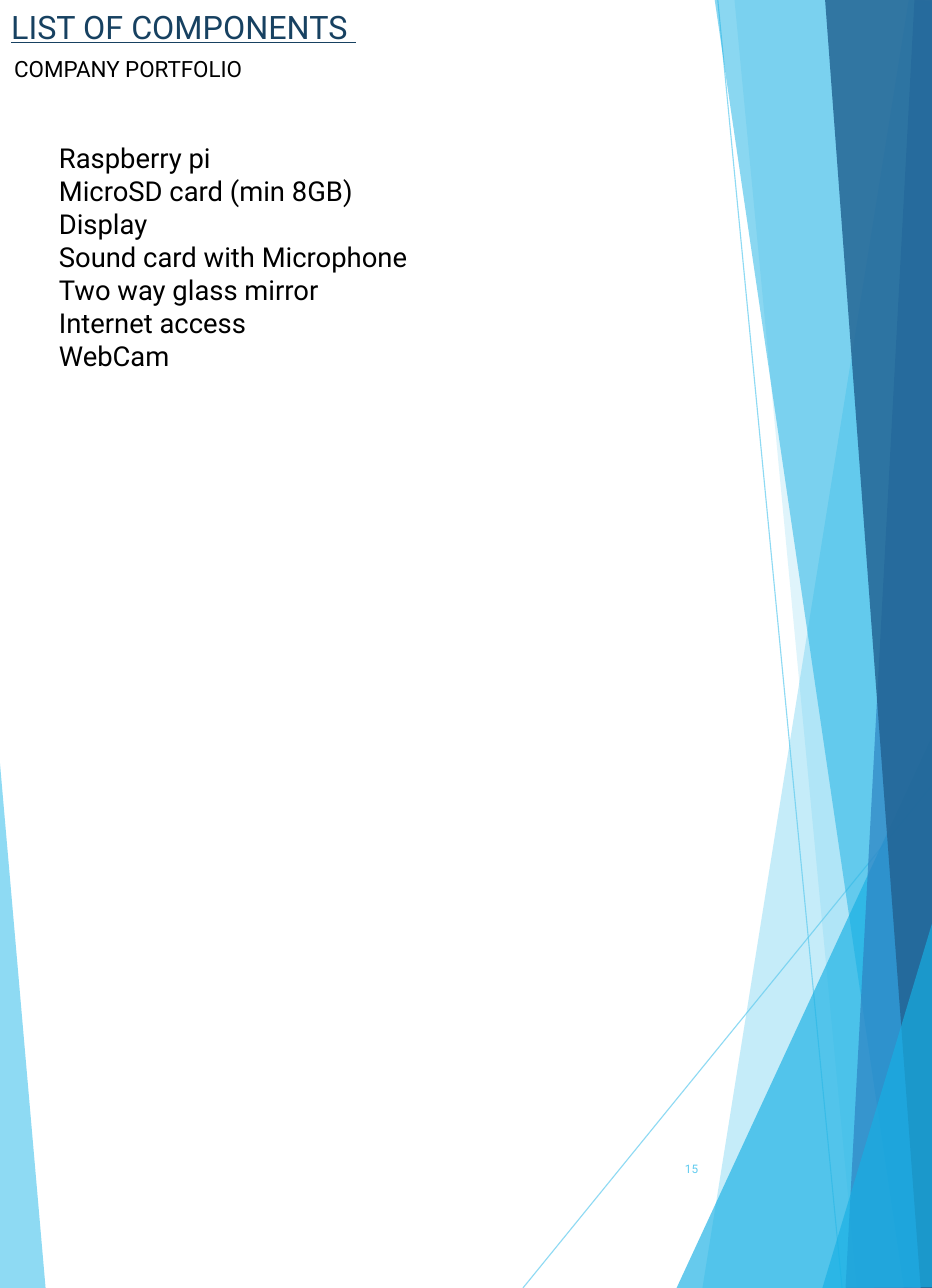
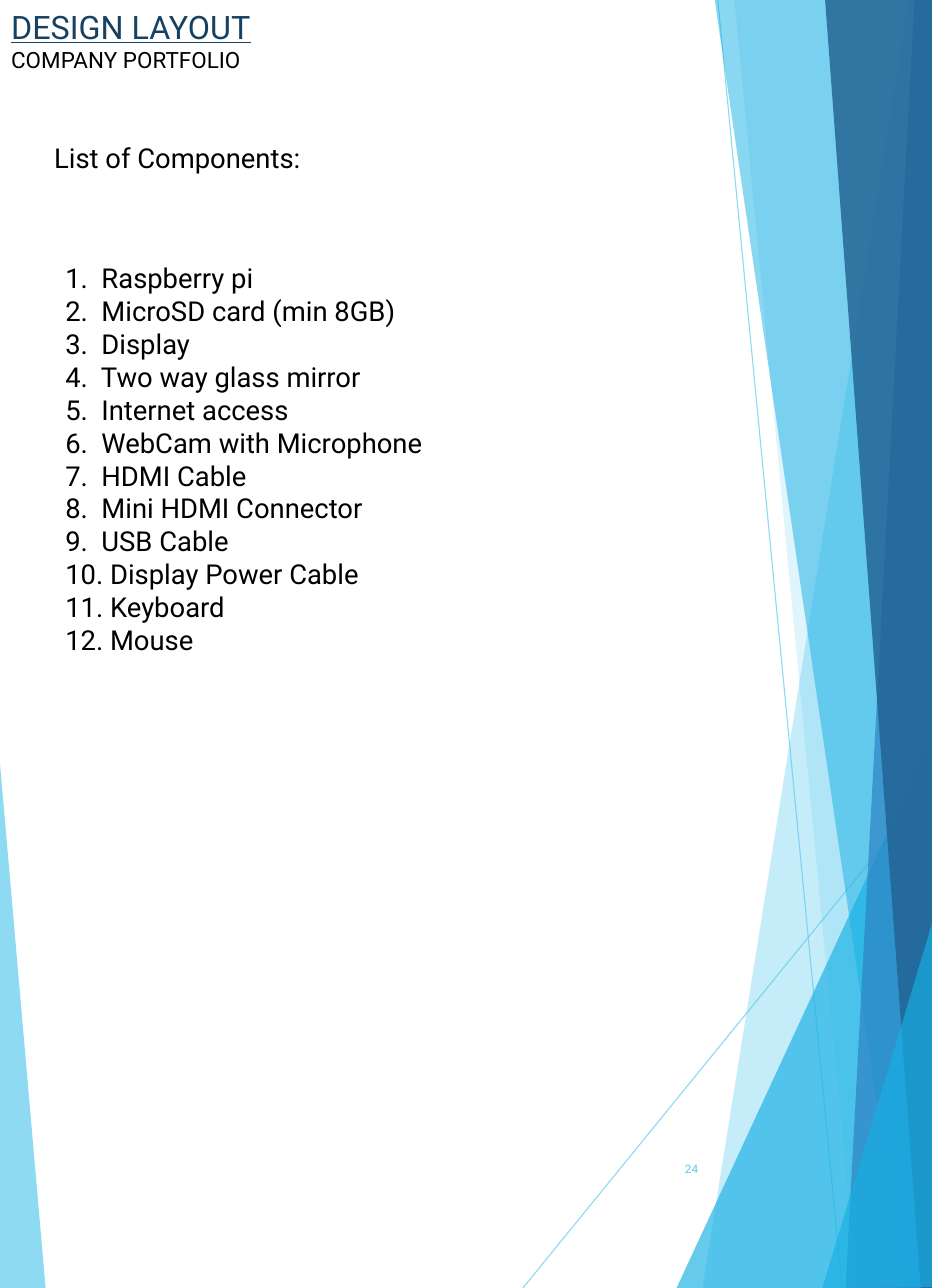
Before and after one commit to itsharsh/SmartMirror-RaspberryPi, a slide deck: slide 24 of Smart Mirror Manual.pptx (slide 15 before the commit). Drawn at 932x1288 pixels with LibreOffice and Linux fonts; fonts in the diff are those of the drawing. Boxes give left, top, right and bottom in pixels: in the first picture for what was removed or moved away, otherwise in the second. Text is boxed around its words. In the diff, an @@ line names an element or a change of style, - is before the commit and + after.

```diff
--- a/Smart Mirror Manual.pptx
+++ b/Smart Mirror Manual.pptx
@@ title at (11, 15, 251, 69): text changed; size 21.2 to 14.7 pt; text colour #174162 to #000000 @@
-LIST OF COMPONENTS
+DESIGN LAYOUT
+COMPANY PORTFOLIO
@@ text removed at (14, 61, 242, 78) @@
-COMPANY PORTFOLIO
@@ text added at (54, 147, 300, 174), 18 pt, text #000000 @@
+List of Components:
@@ text at (65, 267, 422, 651): text changed @@
-Raspberry pi
-MicroSD card (min 8GB)
-Display
-Sound card with Microphone
-Two way glass mirror
-Internet access
-WebCam
+1. Raspberry pi
+2. MicroSD card (min 8GB)
+3. Display
+4. Two way glass mirror
+5. Internet access
+6. WebCam with Microphone
+7. HDMI Cable
+8. Mini HDMI Connector
+9. USB Cable
+10. Display Power Cable
+11. Keyboard
+12. Mouse
@@ page number at (685, 1164, 698, 1173): text changed @@
-15
+24
```
Also in this commit, not shown: 16 other slides changed, 22 slides added, 10 slides removed.
